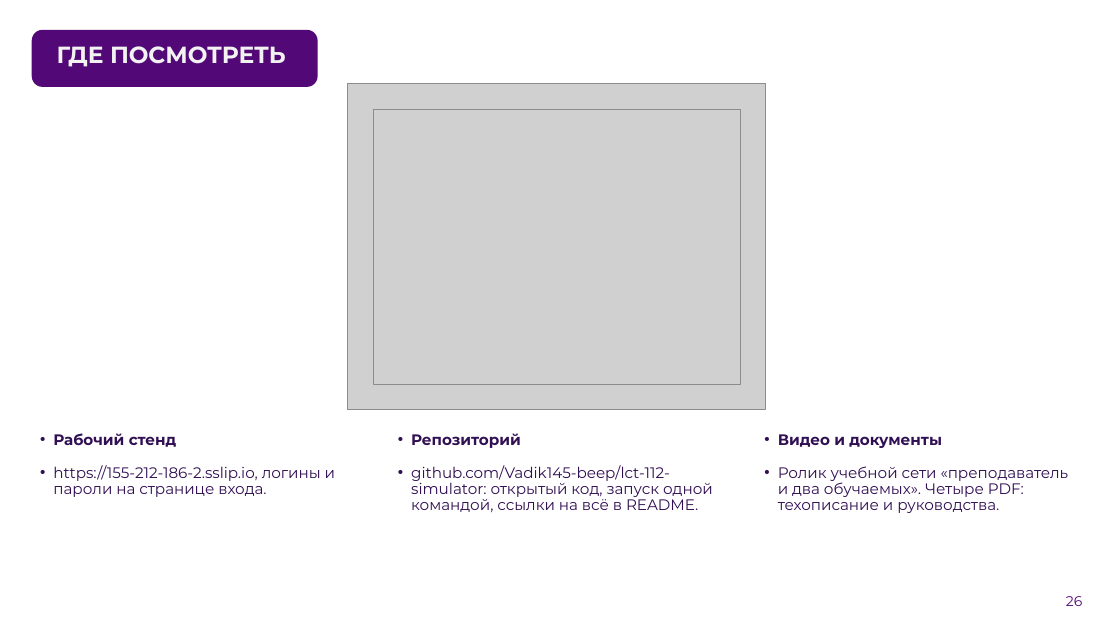
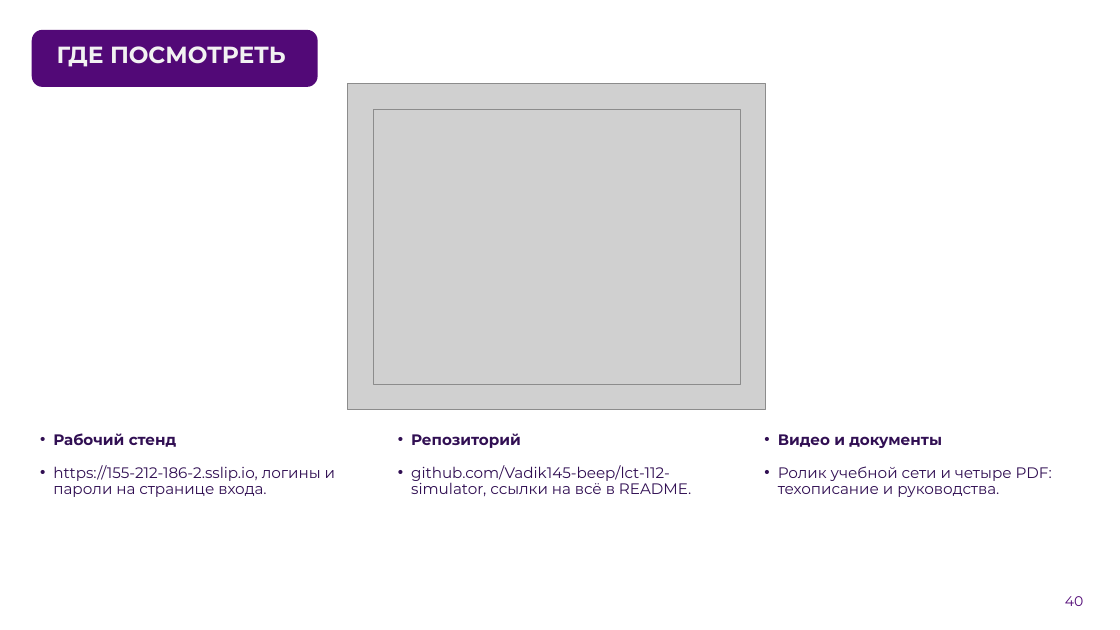
Before and after one commit to Vadik145-beep/lct-112-simulator, a slide deck: slide 40 of docs/presentation/ЛЦТ2026_Ультратех_задача9.pptx (slide 26 before the commit). Drawn at 1120x630 pixels with LibreOffice and Linux fonts; fonts in the diff are those of the drawing; grey boxes stand for pictures; background and template pictures are left out. Boxes give left, top, right and bottom in pixels: in the first picture for what was removed or moved away, otherwise in the second. Text is boxed around its words. In the diff, an @@ line names an element or a change of style, - is before the commit and + after.

Commit message:
docs: презентация финала на основе сданной Google-версии (#268)
Первые пять слайдов без изменений. Убраны слайды режима оператора 112 и
разговора с заявителем. Добавлены «Как проходит занятие», вход с логинами,
виртуальный телефон, справочник телефонов, собеседники, задания от ИИ,
мониторинг преподавателя, разбор с советами и два слайда с рекомендациями
заказчика. Экраны сняты со стенда 20.10.

```diff
--- a/docs/presentation/ЛЦТ2026_Ультратех_задача9.pptx
+++ b/docs/presentation/ЛЦТ2026_Ультратех_задача9.pptx
@@ text at (411, 465, 691, 496): text changed @@
-• github.com/Vadik145-beep/lct-112-simulator: открытый код, запуск одной командой, ссылки на всё в README.
+• github.com/Vadik145-beep/lct-112-simulator, ссылки на всё в README.
@@ text at (778, 466, 1052, 497): text changed @@
-• Ролик учебной сети «преподаватель и два обучаемых». Четыре PDF: техописание и руководства.
+• Ролик учебной сети и четыре PDF: техописание и руководства.
@@ page number at (1065, 596, 1083, 606): text changed @@
-26
+40
```
Also in this commit, not shown: 17 other slides changed, 23 slides added, 8 slides removed, 1 other file.
